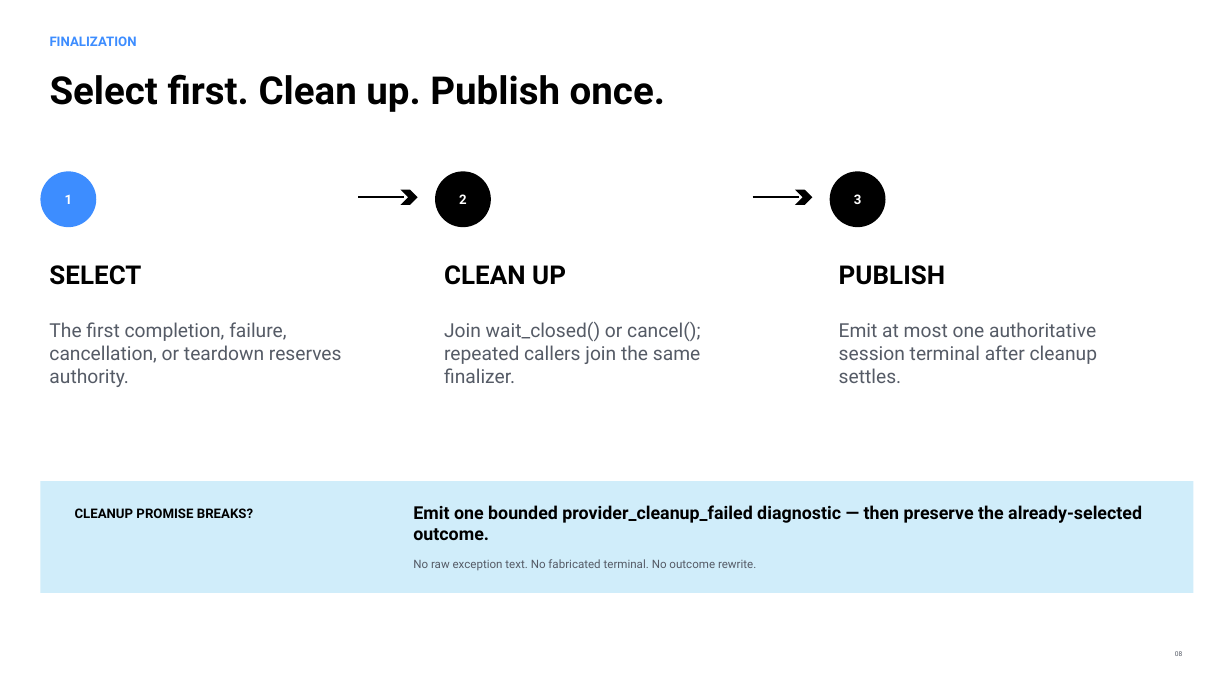
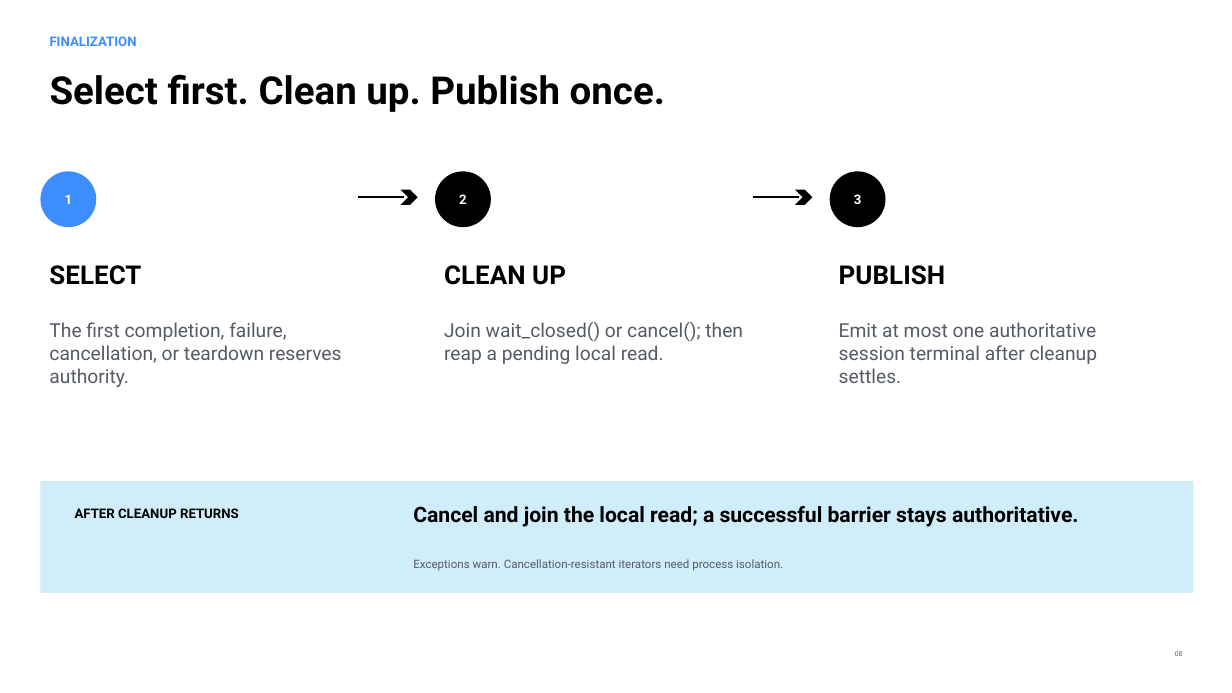
Before and after one commit to jimmie-potts/code-assist-harness, a slide deck: slide 8 of docs/lessons/assets/cah-021-one-model-turn.pptx. Drawn at 1232x693 pixels with LibreOffice and Linux fonts; fonts in the diff are those of the drawing. Boxes give left, top, right and bottom in pixels: in the first picture for what was removed or moved away, otherwise in the second. Text is boxed around its words. In the diff, an @@ line names an element or a change of style, - is before the commit and + after.

Commit message:
Address provider session review feedback

```diff
--- a/docs/lessons/assets/cah-021-one-model-turn.pptx
+++ b/docs/lessons/assets/cah-021-one-model-turn.pptx
@@ text at bbox=[444, 322, 743, 364]: text changed @@
-Join wait_closed() or cancel(); repeated callers join the same finalizer.
+Join wait_closed() or cancel(); then reap a pending local read.
@@ text at bbox=[75, 508, 239, 518]: text changed @@
-CLEANUP PROMISE BREAKS?
+AFTER CLEANUP RETURNS
@@ text at bbox=[413, 506, 1079, 527]: text changed; size 13.9 to 16.5 pt @@
-Emit one bounded provider_cleanup_failed diagnostic — then preserve the already-selected outcome.
+Cancel and join the local read; a successful barrier stays authoritative.
@@ text at bbox=[413, 559, 783, 571]: text changed @@
-No raw exception text. No fabricated terminal. No outcome rewrite.
+Exceptions warn. Cancellation-resistant iterators need process isolation.
```
Also in this commit, not shown: 2 other slides changed, 10 other files.
